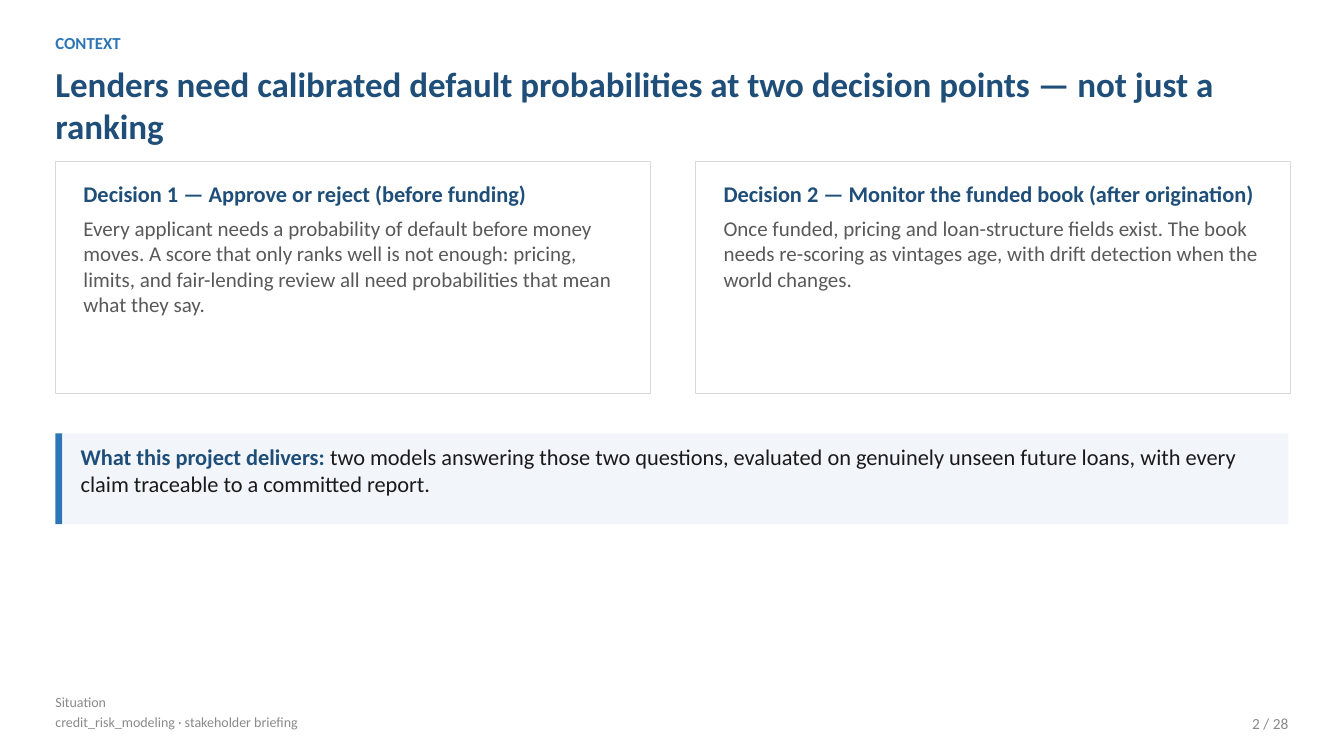
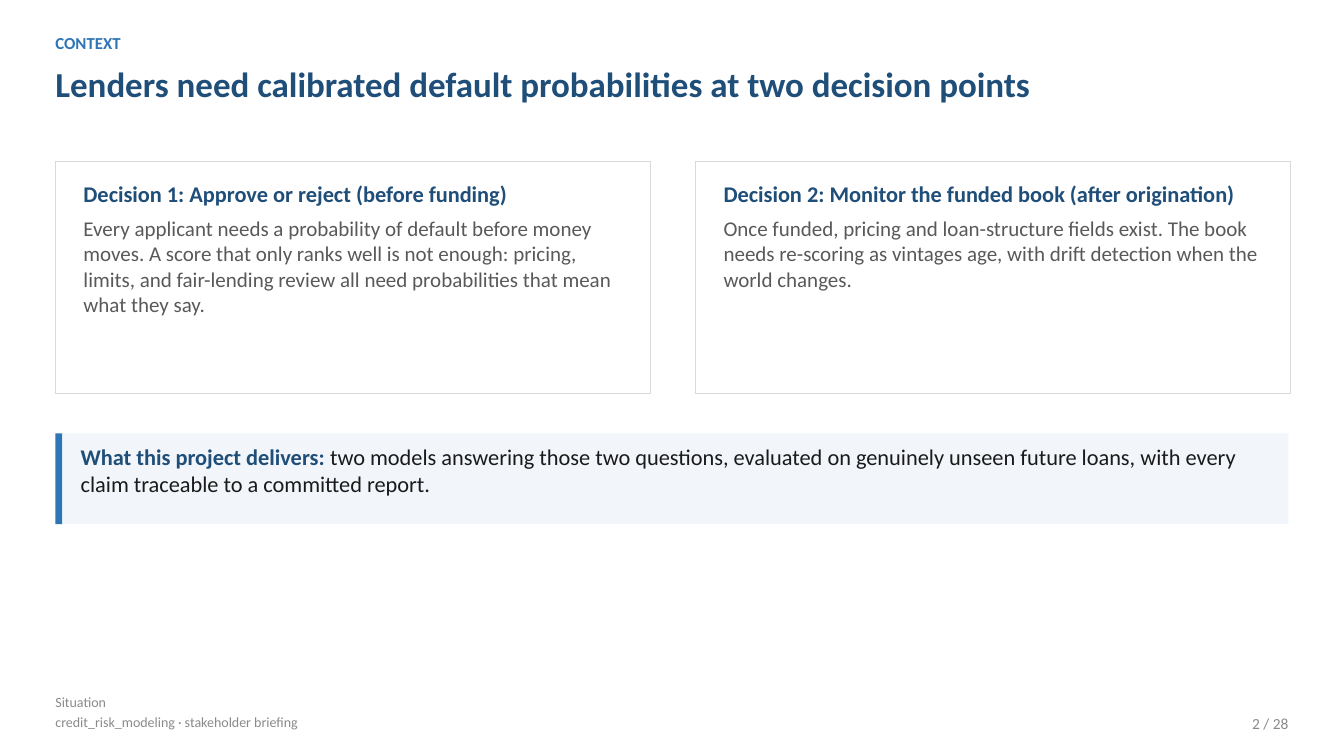
Before and after one commit to tommyalba/credit_risk_idx-partners, a slide deck: slide 2 of presentations/stakeholder_deck.pptx. Drawn at 1344x756 pixels with LibreOffice and Linux fonts; fonts in the diff are those of the drawing. Boxes give left, top, right and bottom in pixels: in the first picture for what was removed or moved away, otherwise in the second. Text is boxed around its words. In the diff, an @@ line names an element or a change of style, - is before the commit and + after.

```diff
--- a/presentations/stakeholder_deck.pptx
+++ b/presentations/stakeholder_deck.pptx
@@ text at <box>55,72,1030,103</box>: text changed @@
-Lenders need calibrated default probabilities at two decision points — not just a ranking
+Lenders need calibrated default probabilities at two decision points
@@ text at <box>83,185,507,206</box>: text changed @@
-Decision 1 — Approve or reject (before funding)
+Decision 1: Approve or reject (before funding)
@@ text at <box>724,185,1234,206</box>: text changed @@
-Decision 2 — Monitor the funded book (after origination)
+Decision 2: Monitor the funded book (after origination)
```
Also in this commit, not shown: 23 other slides changed, 2 other files.
